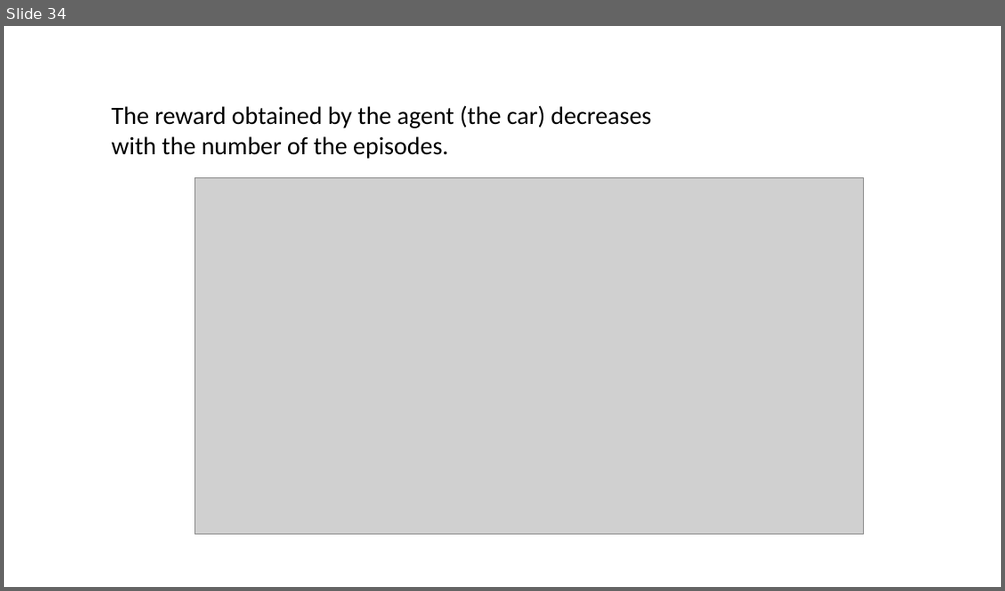
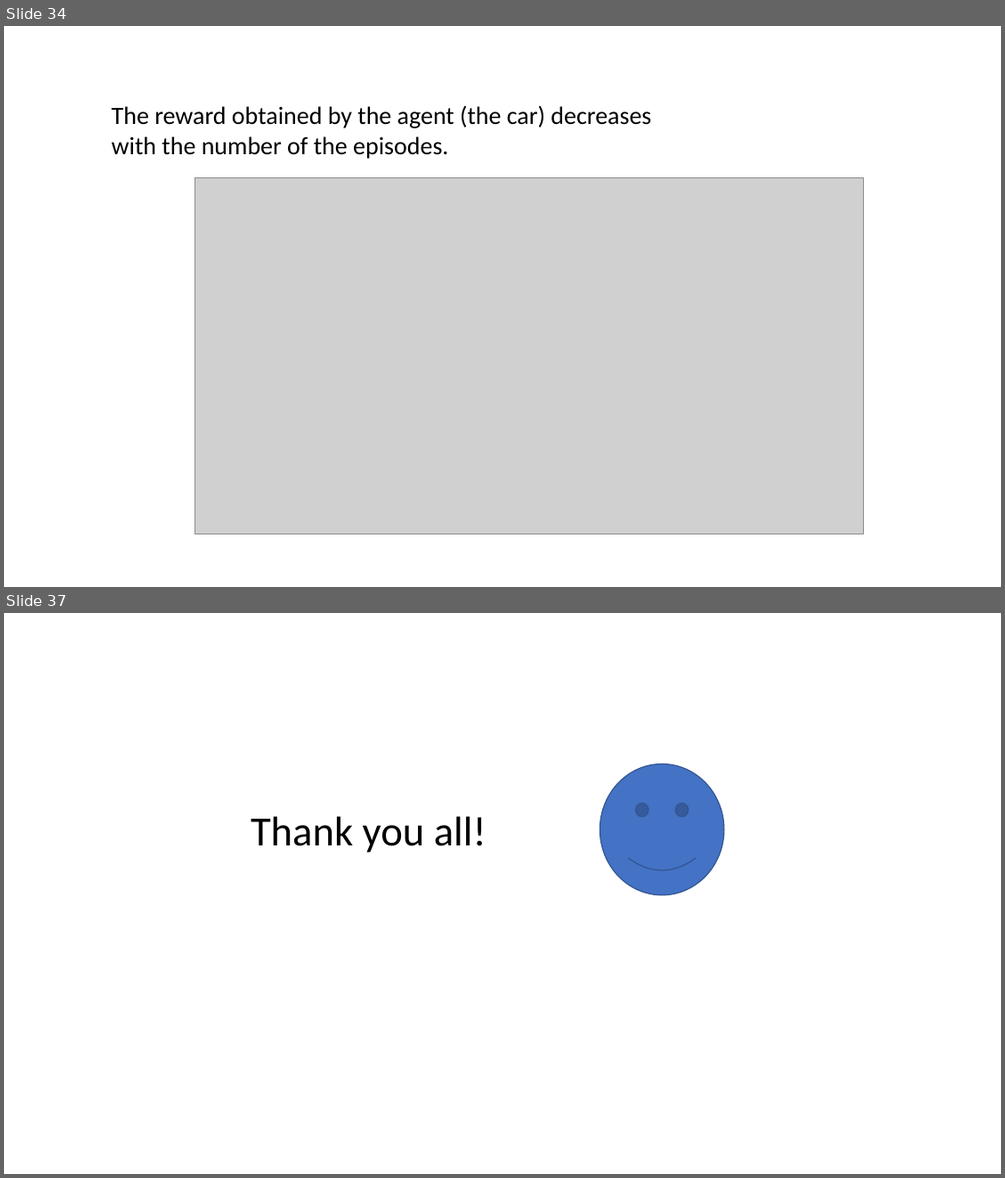
Before and after one commit to mpiffari/ReinforcementLearning2019, a slide deck: Presentation/SDU_SummerSchool_Presentation.pptx. Shown one above the other, each under a label of ours: slide 34 before the commit, slides 34 and 37 after it; the slides between them are not shown. The pictures are 1005x591 and 1005x1178 pixels, drawn with LibreOffice and Linux fonts; fonts in the diff are those of the drawing; grey boxes stand for pictures. Boxes give left, top, right and bottom in pixels: in the first picture for what was removed or moved away, otherwise in the second. Text is boxed around its words. In the diff, an @@ line names an element or a change of style, - is before the commit and + after.

```diff
--- a/Presentation/SDU_SummerSchool_Presentation.pptx
+++ b/Presentation/SDU_SummerSchool_Presentation.pptx
@@ slide 37 added at <box>4,613,1001,1174</box>, background #FFFFFF @@
@@ smiley face added at <box>600,764,724,895</box>, fill #4472C4, outline #325491 1 pt @@
@@ text added at <box>251,816,486,852</box>, 40 pt, text #000000 @@
+Thank you all!
```
Also in this commit, not shown: 2 other slides added, 9 other files.
